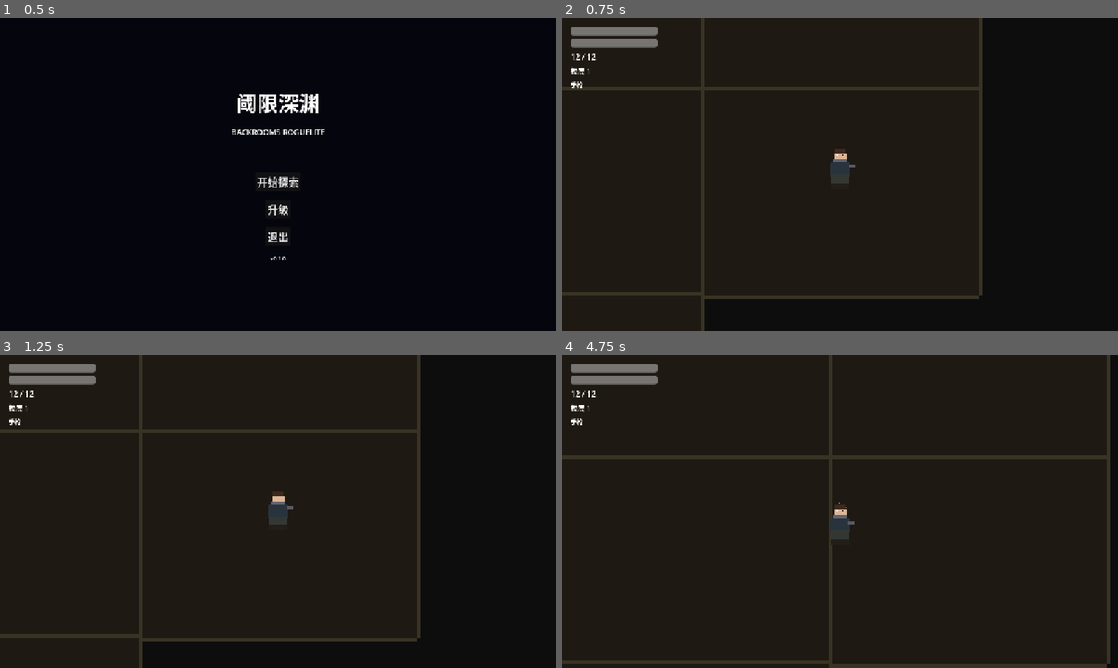
Above: before the commit, frames 1-4 (two rows, left to right).
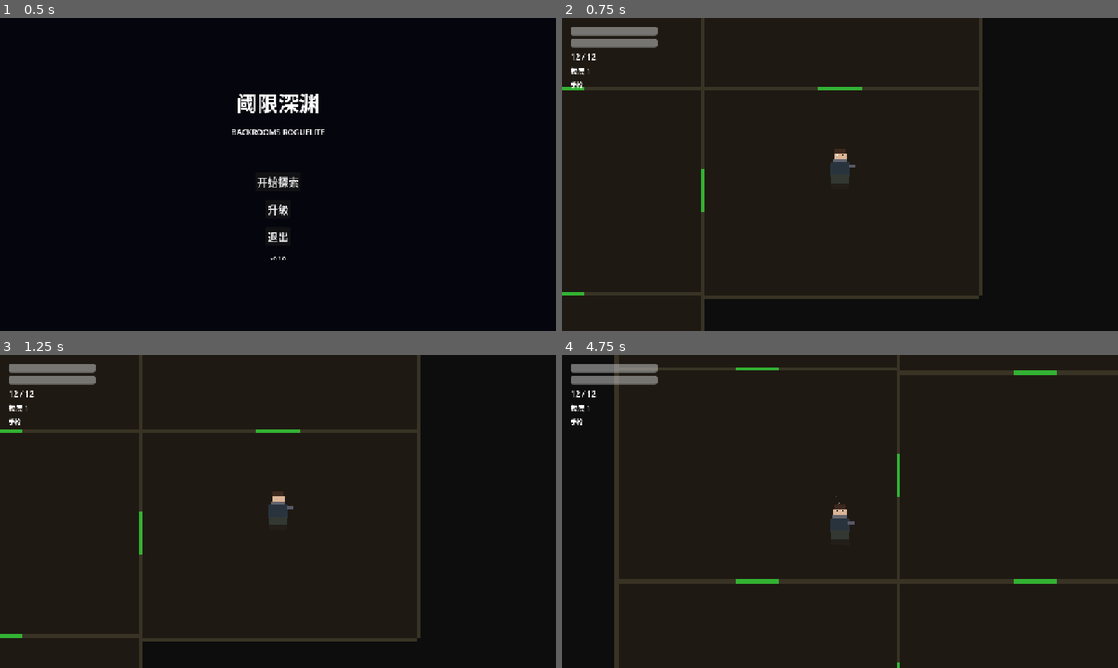
Above: after the commit, the same moments.

Repository: WhiteGiverMa/backrooms-roguelite
Game: Godot game, scene res://scenes/ui/main_menu.tscn
Two runs of this game, one before a commit and one after it. Both use one fixed random seed, a clock stepped at 60 frames per second and the inputs below.
Inputs (mouse positions are in pixels of both pictures, inside the frame that each line leads up to):
- Up to frame 1 (0.5 s): no input
- Up to frame 2 (0.75 s): click "开始探索" at 0.5 s
- Up to frame 3 (1.25 s): no input
- Up to frame 4 (4.75 s): tap Enter at 1.25 s; move the mouse to (812, 574) at 1.27 s; hold W (move_up) 1.28-2.78 s; tap Shift (dash) at 1.35, 2.85, 4.35 s; move the mouse to (1006, 558) at 2.02 s; click (1006, 558) at 2.1 s; move the mouse to (673, 464) at 2.77 s; hold A (move_left) 2.78-4.28 s; move the mouse to (867, 511) at 3.52 s; click (867, 511) at 3.6 s; move the mouse to (756, 433) at 4.27 s; hold S (move_down) from 4.28 s (still down)

Frame 1 is identical in both runs. In frame 2, 0.3% of the frame differs, in the area x 0-54%, y 22-89%; in frame 3, 0.3%; in frame 4, 7.3%, in the area x 0-100%, y 0-100%.

Commit message:
feat: add door system to rooms
- Pre-place green ColorRect door visuals (top/bottom/left/right) in room template, hidden by default

- Dynamically build wall collision shapes with 100px gaps at door positions

- LevelGenerator._place_doors() opens doors on connected room pairs

- Remove unused corridor_template/corridor_width exports

Diff:
--- a/scenes/levels/room_template.tscn
+++ b/scenes/levels/room_template.tscn
@@ -52,24 +52,40 @@
 offset_bottom = 240.0
 color = Color(0.22, 0.20, 0.14, 1)
 
+[node name="DoorTop" type="ColorRect" parent="."]
+visible = false
+offset_left = -50.0
+offset_top = -248.0
+offset_right = 50.0
+offset_bottom = -240.0
+color = Color(0.2, 0.7, 0.2, 1)
+
+[node name="DoorBottom" type="ColorRect" parent="."]
+visible = false
+offset_left = -50.0
+offset_top = 240.0
+offset_right = 50.0
+offset_bottom = 248.0
+color = Color(0.2, 0.7, 0.2, 1)
+
+[node name="DoorLeft" type="ColorRect" parent="."]
+visible = false
+offset_left = -328.0
+offset_top = -50.0
+offset_right = -320.0
+offset_bottom = 50.0
+color = Color(0.2, 0.7, 0.2, 1)
+
+[node name="DoorRight" type="ColorRect" parent="."]
+visible = false
+offset_left = 320.0
+offset_top = -50.0
+offset_right = 328.0
+offset_bottom = 50.0
+color = Color(0.2, 0.7, 0.2, 1)
+
 [node name="StaticBody2D" type="StaticBody2D" parent="."]
 collision_layer = 1
-
-[node name="CollisionTop" type="CollisionShape2D" parent="StaticBody2D"]
-position = Vector2(0, -244)
-shape = SubResource("rect_top")
-
-[node name="CollisionBottom" type="CollisionShape2D" parent="StaticBody2D"]
-position = Vector2(0, 244)
-shape = SubResource("rect_bottom")
-
-[node name="CollisionLeft" type="CollisionShape2D" parent="StaticBody2D"]
-position = Vector2(-324, 0)
-shape = SubResource("rect_side")
-
-[node name="CollisionRight" type="CollisionShape2D" parent="StaticBody2D"]
-position = Vector2(324, 0)
-shape = SubResource("rect_side")
 
 [node name="ExitIndicator" type="Sprite2D" parent="."]
 visible = false
--- a/scripts/levels/level_generator.gd
+++ b/scripts/levels/level_generator.gd
@@ -2,10 +2,8 @@
 class_name LevelGenerator
 
 @export var room_templates: Array[PackedScene] = []
-@export var corridor_template: PackedScene
 @export var rooms_per_floor: int = 8
 @export var room_size: Vector2 = Vector2(640, 480)
-@export var corridor_width: int = 160
 
 var generated_rooms: Array[Room] = []
 var room_positions: Array[Vector2] = []
@@ -20,6 +18,7 @@
 	_generate_room_layout()
 	_place_rooms()
 	_connect_rooms()
+	_place_doors()
 	_place_player()
 	_place_enemies_and_items()
 
@@ -86,11 +85,35 @@
 			var a = generated_rooms[i]
 			var b = generated_rooms[j]
 			var dist = a.global_position.distance_to(b.global_position)
-			var expected_dist = room_size.length() * 0.8
 
 			if dist < room_size.x * 1.5:
 				a.add_connection(b)
 				b.add_connection(a)
+
+func _get_direction(from: Room, to: Room) -> int:
+	var diff = to.global_position - from.global_position
+	if abs(diff.x) > abs(diff.y):
+		return 3 if diff.x > 0 else 2  # RIGHT : LEFT
+	else:
+		return 1 if diff.y > 0 else 0  # DOWN : UP
+
+func _place_doors() -> void:
+	var placed_pairs: Dictionary = {}
+
+	for i in generated_rooms.size():
+		for j in range(i + 1, generated_rooms.size()):
+			var a = generated_rooms[i]
+			var b = generated_rooms[j]
+			if not (b in a.connections):
+				continue
+
+			var pair_key = "%d_%d" % [mini(i, j), maxi(i, j)]
+			if placed_pairs.has(pair_key):
+				continue
+			placed_pairs[pair_key] = true
+
+			a.add_door(_get_direction(a, b))
+			b.add_door(_get_direction(b, a))
 
 func _place_player() -> void:
 	var player_node = get_tree().get_first_node_in_group("player")
--- a/scripts/levels/room.gd
+++ b/scripts/levels/room.gd
@@ -8,17 +8,99 @@
 var enemies: Array[Enemy] = []
 var items: Array[Node2D] = []
 var is_cleared: bool = false
+var has_door_top: bool = false
+var has_door_bottom: bool = false
+var has_door_left: bool = false
+var has_door_right: bool = false
+
+const DOOR_GAP: float = 100.0
+const WALL_THICKNESS: float = 8.0
+const ROOM_HALF_W: float = 320.0
+const ROOM_HALF_H: float = 240.0
 
 @onready var exit_indicator: Sprite2D = $ExitIndicator
+@onready var static_body: StaticBody2D = $StaticBody2D
+@onready var door_top: ColorRect = $DoorTop
+@onready var door_bottom: ColorRect = $DoorBottom
+@onready var door_left: ColorRect = $DoorLeft
+@onready var door_right: ColorRect = $DoorRight
 
 func _ready() -> void:
 	if exit_indicator:
 		exit_indicator.visible = is_exit
+	_build_wall_collisions()
 
 func add_connection(other: Room) -> void:
 	if other in connections:
 		return
 	connections.append(other)
+
+func add_door(dir: int) -> void:
+	match dir:
+		0:
+			has_door_top = true
+			door_top.visible = true
+		1:
+			has_door_bottom = true
+			door_bottom.visible = true
+		2:
+			has_door_left = true
+			door_left.visible = true
+		3:
+			has_door_right = true
+			door_right.visible = true
+	_build_wall_collisions()
+
+func _clear_collisions() -> void:
+	for child in static_body.get_children():
+		child.queue_free()
+
+func _build_wall_collisions() -> void:
+	_clear_collisions()
+
+	var hw = ROOM_HALF_W
+	var hh = ROOM_HALF_H
+	var wt = WALL_THICKNESS
+
+	if not has_door_top:
+		_add_collision_rect(Vector2(0, -hh - wt / 2.0), Vector2(hw * 2, wt))
+	else:
+		_add_top_bottom_segments(-hh - wt / 2.0, hw, wt)
+
+	if not has_door_bottom:
+		_add_collision_rect(Vector2(0, hh + wt / 2.0), Vector2(hw * 2, wt))
+	else:
+		_add_top_bottom_segments(hh + wt / 2.0, hw, wt)
+
+	if not has_door_left:
+		_add_collision_rect(Vector2(-hw - wt / 2.0, 0), Vector2(wt, hh * 2))
+	else:
+		_add_left_right_segments(-hw - wt / 2.0, hh, wt)
+
+	if not has_door_right:
+		_add_collision_rect(Vector2(hw + wt / 2.0, 0), Vector2(wt, hh * 2))
+	else:
+		_add_left_right_segments(hw + wt / 2.0, hh, wt)
+
+func _add_top_bottom_segments(y: float, hw: float, wt: float) -> void:
+	var half_gap = DOOR_GAP / 2.0
+	var seg_width = hw - half_gap
+	_add_collision_rect(Vector2(-hw + seg_width / 2.0, y), Vector2(seg_width, wt))
+	_add_collision_rect(Vector2(hw - seg_width / 2.0, y), Vector2(seg_width, wt))
+
+func _add_left_right_segments(x: float, hh: float, wt: float) -> void:
+	var half_gap = DOOR_GAP / 2.0
+	var seg_height = hh - half_gap
+	_add_collision_rect(Vector2(x, -hh + seg_height / 2.0), Vector2(wt, seg_height))
+	_add_collision_rect(Vector2(x, hh - seg_height / 2.0), Vector2(wt, seg_height))
+
+func _add_collision_rect(pos: Vector2, size: Vector2) -> void:
+	var shape = RectangleShape2D.new()
+	shape.size = size
+	var col = CollisionShape2D.new()
+	col.shape = shape
+	col.position = pos
+	static_body.add_child(col)
 
 func on_player_enter() -> void:
 	pass
